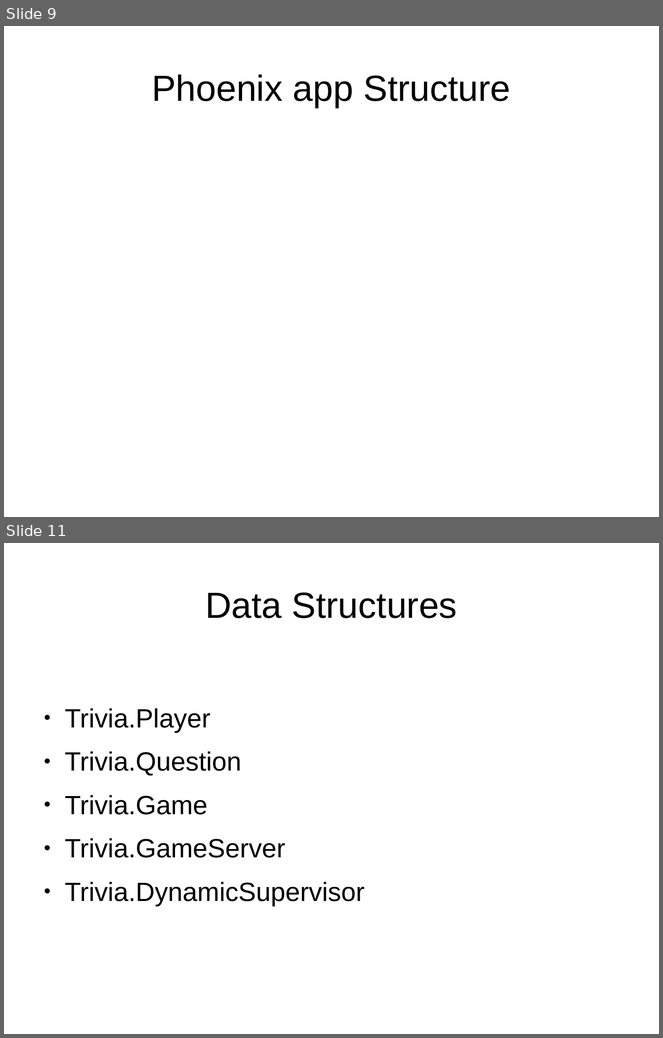
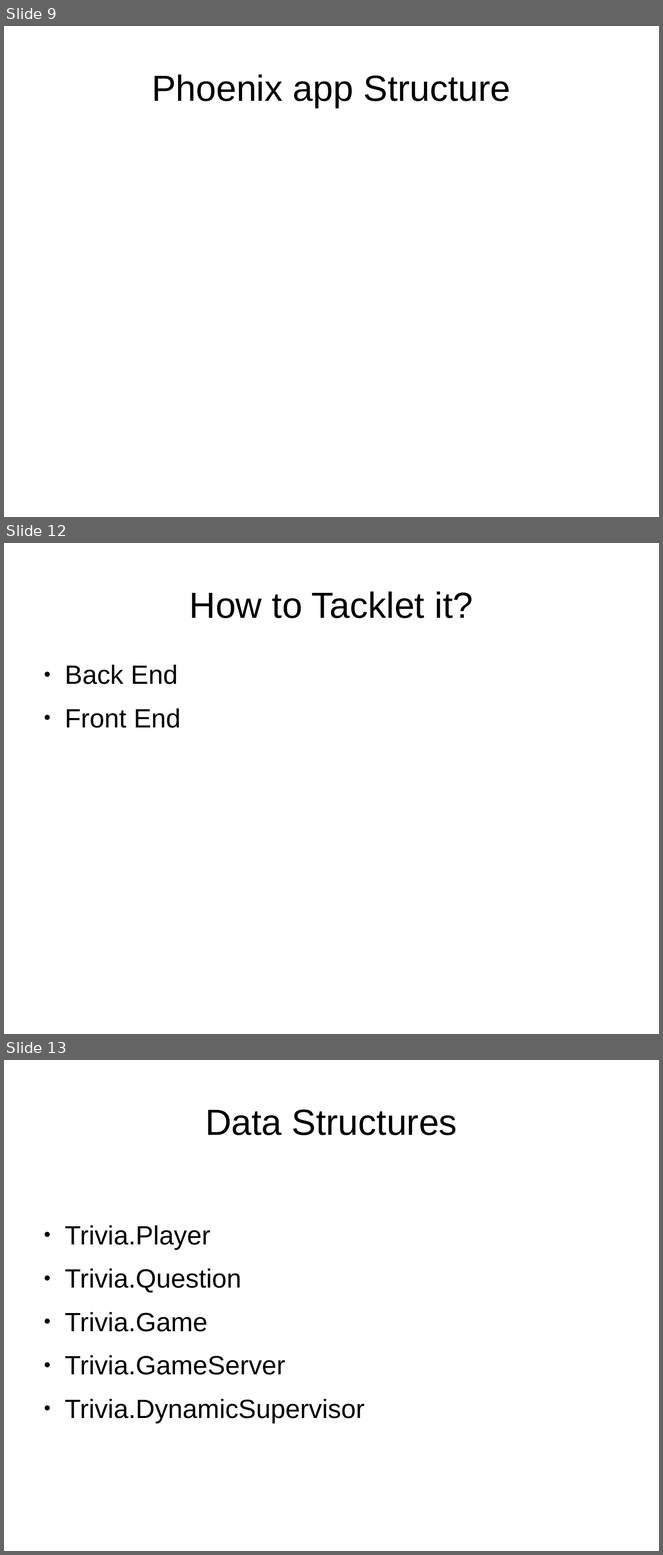
Before and after one commit to ramortegui/talks, a slide deck: odps/elixir-reactive-app.odp. Shown one above the other, each under a label of ours: slides 9 and 11 before the commit, slides 9, 12 and 13 after it; the slides between them are not shown. The pictures are 663x1038 and 663x1555 pixels, drawn with LibreOffice and Linux fonts; fonts in the diff are those of the drawing. Boxes give left, top, right and bottom in pixels: in the first picture for what was removed or moved away, otherwise in the second. Text is boxed around its words. In the diff, an @@ line names an element or a change of style, - is before the commit and + after.

```diff
--- a/odps/elixir-reactive-app.odp
+++ b/odps/elixir-reactive-app.odp
@@ slide 12 added at (x1=4, y1=543, x2=659, y2=1034), background #FFFFFF @@
@@ title added at (x1=190, y1=591, x2=474, y2=618), 44 pt, text #000000 @@
+How to Tacklet it?
@@ text added at (x1=65, y1=665, x2=181, y2=728), 32 pt, text #000000 @@
+● Back End
+● Front End
@@ what was slide 11 is now slide 13 @@
```
Also in this commit, not shown: 1 slide changed, 3 other slides added, 2 slides removed.
